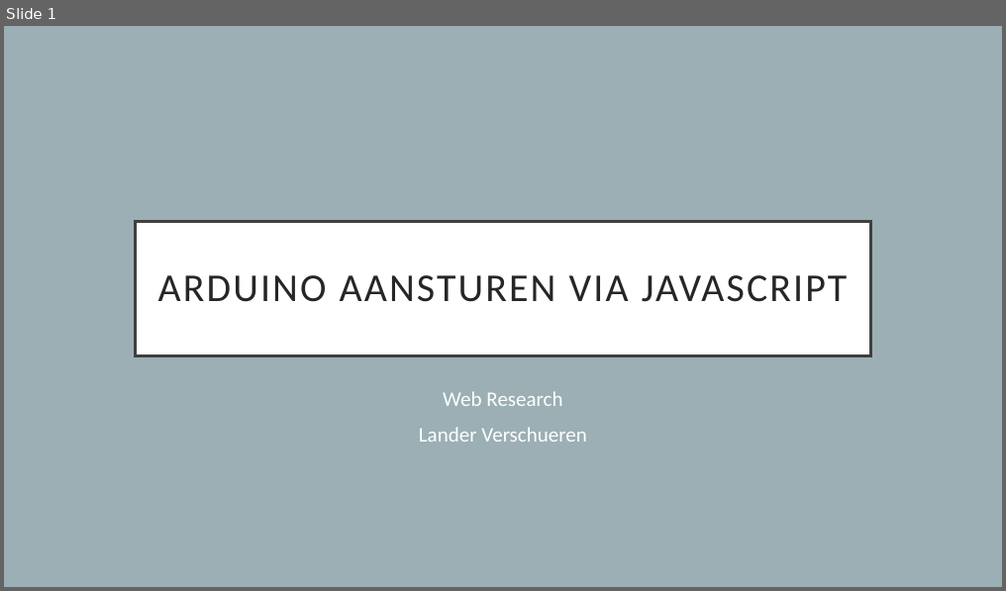
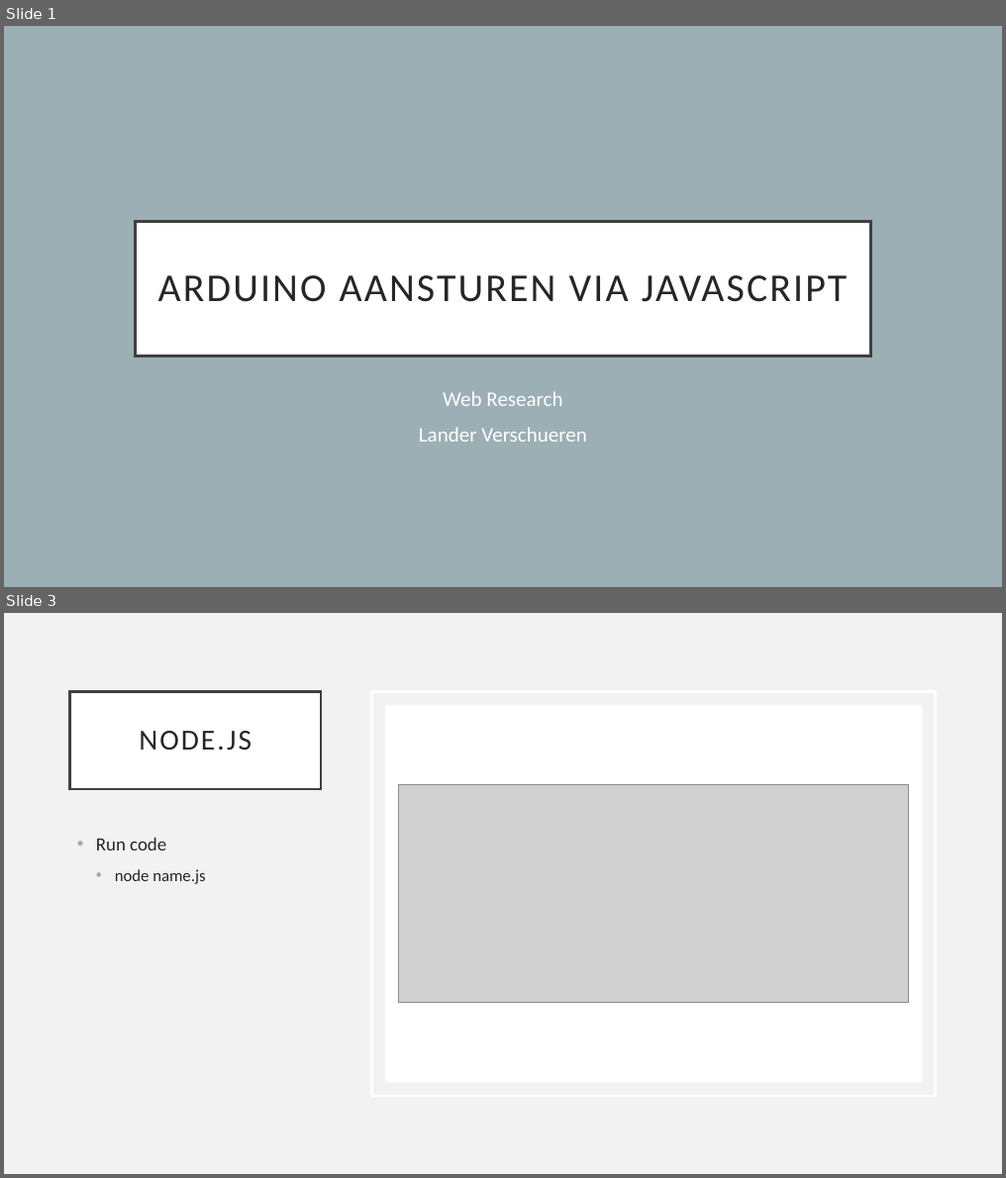
Before and after one commit to LanderVerschueren/Web-Research, a slide deck: Proof of Concept/ppt/arduino.pptx. Shown one above the other, each under a label of ours: slide 1 before the commit, slides 1 and 3 after it; the slides between them are not shown. The pictures are 1006x591 and 1006x1178 pixels, drawn with LibreOffice and Linux fonts; fonts in the diff are those of the drawing; grey boxes stand for pictures. Boxes give left, top, right and bottom in pixels: in the first picture for what was removed or moved away, otherwise in the second. Text is boxed around its words. In the diff, an @@ line names an element or a change of style, - is before the commit and + after.

```diff
--- a/Proof of Concept/ppt/arduino.pptx
+++ b/Proof of Concept/ppt/arduino.pptx
@@ slide 3 added at (4, 613, 1002, 1174), background #F2F2F2 @@
@@ title added at (70, 691, 321, 789), fill #FFFFFF, outline #404040 2.5 pt, 28 pt, text #262626 @@
+NODE.JS
@@ rectangle added at (371, 691, 936, 1096), outline #FFFFFF 2.5 pt @@
@@ rectangle added at (385, 705, 922, 1082), fill #FFFFFF @@
@@ picture added at (399, 785, 908, 1003) @@
@@ text added at (96, 838, 205, 884), 16 pt, text #262626 @@
+• Run code
+  • node name.js
```
Also in this commit, not shown: 2 slides changed, 3 other slides added, 2 slides removed, 18 other files.
